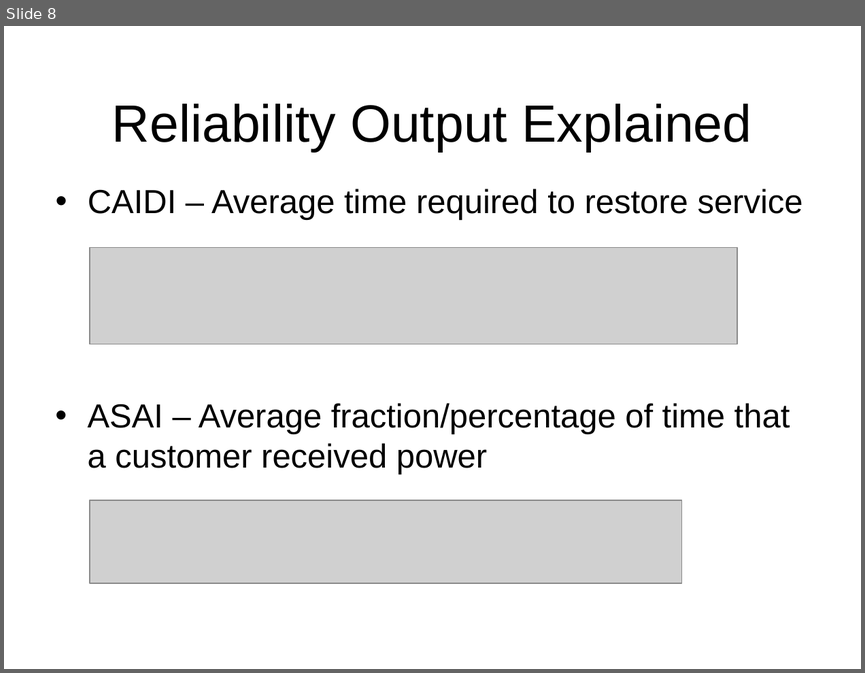
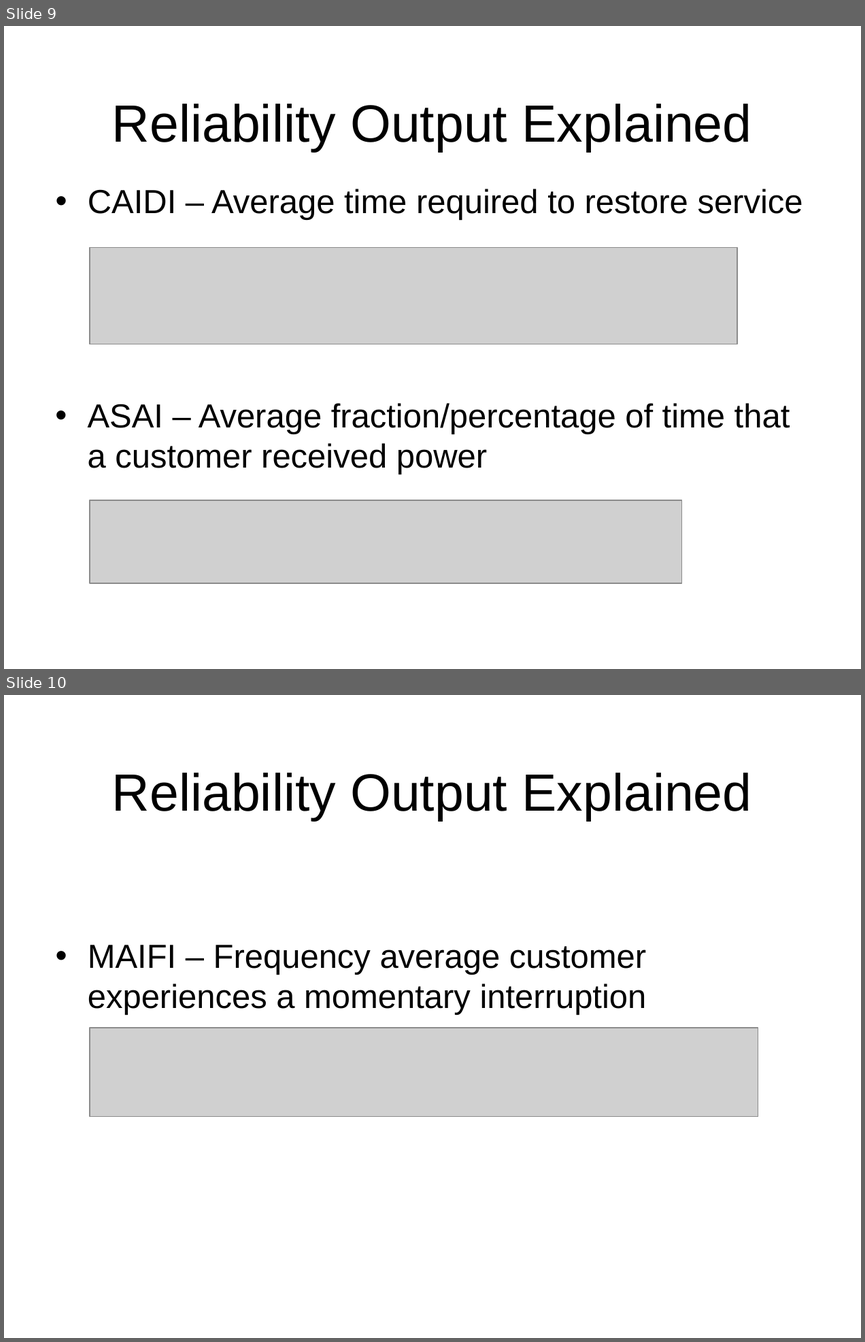
Before and after one commit to gridlab-d/course, a slide deck: FourDayCourse/4.2 - Reliability Module.ppt. Shown one above the other, each under a label of ours: slide 8 before the commit, slides 9 and 10 after it. The pictures are 865x673 and 865x1342 pixels, drawn with LibreOffice and Linux fonts; fonts in the diff are those of the drawing; grey boxes stand for pictures; background and template pictures are left out. Boxes give left, top, right and bottom in pixels: in the first picture for what was removed or moved away, otherwise in the second. Text is boxed around its words. In the diff, an @@ line names an element or a change of style, - is before the commit and + after.

Commit message:
Changes to reliability module portion of four day course to reflect new reliability implementation and exercise addition

```diff
--- a/FourDayCourse/4.2 - Reliability Module.ppt
+++ b/FourDayCourse/4.2 - Reliability Module.ppt
@@ slide 10 added at (4,695,861,1338), background picture (left out) @@
@@ title added at (112,773,752,821), 44 pt, text #000000 @@
+Reliability Output Explained
@@ text added at (88,945,647,1015), 28 pt, text #000000 @@
+• MAIFI – Frequency average customer experiences a momentary interruption
@@ picture added at (90,1028,758,1116) @@
@@ what was slide 8 is now slide 9 @@
```
Also in this commit, not shown: 5 slides changed, 3 other slides added, 1 slide removed.
